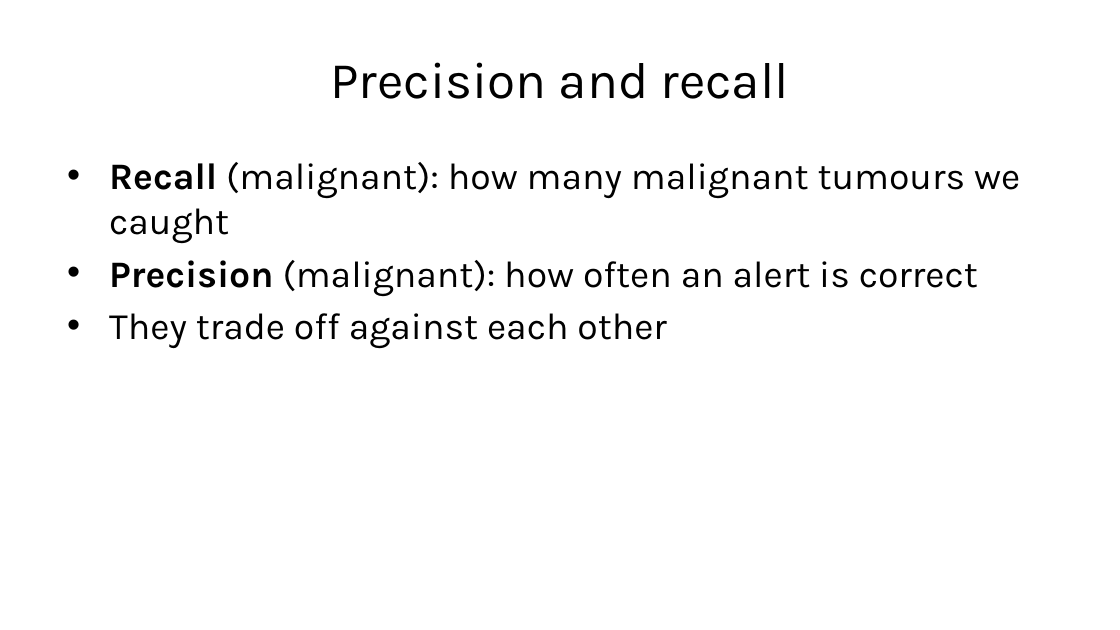
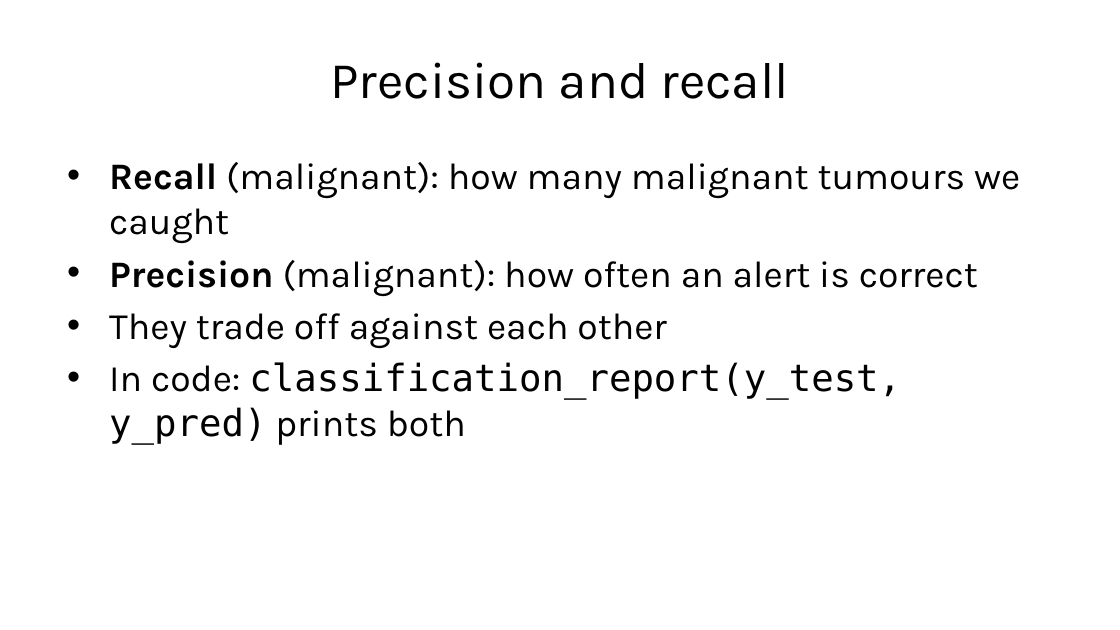
Before and after one commit to fabioantonini/technologies-for-artificial-intelligence, a slide deck: slide 53 of Lessons/01_introduction_and_workflow/Slides/introduction_and_workflow_slides.pptx. Drawn at 1120x630 pixels with LibreOffice and Linux fonts; fonts in the diff are those of the drawing; background and template pictures are left out. Boxes give left, top, right and bottom in pixels: in the first picture for what was removed or moved away, otherwise in the second. Text is boxed around its words. In the diff, an @@ line names an element or a change of style, - is before the commit and + after.

```diff
--- a/Lessons/01_introduction_and_workflow/Slides/introduction_and_workflow_slides.pptx
+++ b/Lessons/01_introduction_and_workflow/Slides/introduction_and_workflow_slides.pptx
@@ text at [109,362,901,445]: paragraph added @@
+• In code: classification_report(y_test, y_pred) prints both
```
Also in this commit, not shown: 9 other slides changed, 2 slides added, 2 slides removed, 6 other files.
